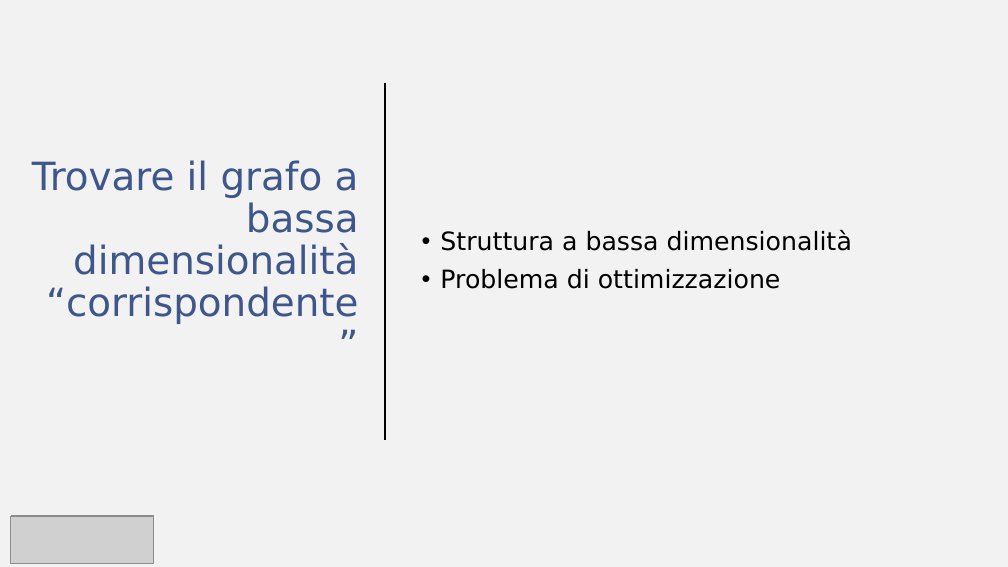
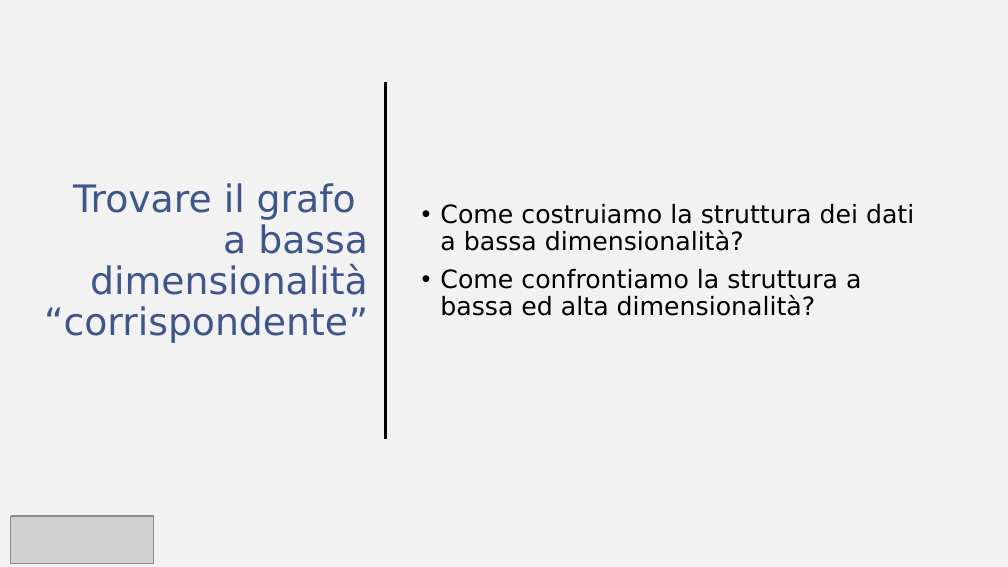
Before and after one commit to fratorgano/dimensionality-reduction, a slide deck: slide 13 of umap/UMAP.pptx. Drawn at 1008x567 pixels with LibreOffice and Linux fonts; fonts in the diff are those of the drawing; grey boxes stand for pictures. Boxes give left, top, right and bottom in pixels: in the first picture for what was removed or moved away, otherwise in the second. Text is boxed around its words. In the diff, an @@ line names an element or a change of style, - is before the commit and + after.

```diff
--- a/umap/UMAP.pptx
+++ b/umap/UMAP.pptx
@@ title "Trovare il grafo a bassa ...": place and size @@
-title "Trovare il grafo a bassa ..." at box(32, 160, 359, 324)
+title "Trovare il grafo a bassa ..." at box(44, 183, 368, 343)
@@ title "Trovare il grafo a bassa ..." at box(44, 183, 368, 343): size 37 to 36 pt @@
@@ text at box(440, 204, 914, 316): text changed @@
-• Struttura a bassa dimensionalità
-• Problema di ottimizzazione
+• Come costruiamo la struttura dei dati a bassa dimensionalità?
+• Come confrontiamo la struttura a bassa ed alta dimensionalità?
```
Also in this commit, not shown: 2 other slides changed, 4 slides added, 2 other files.
